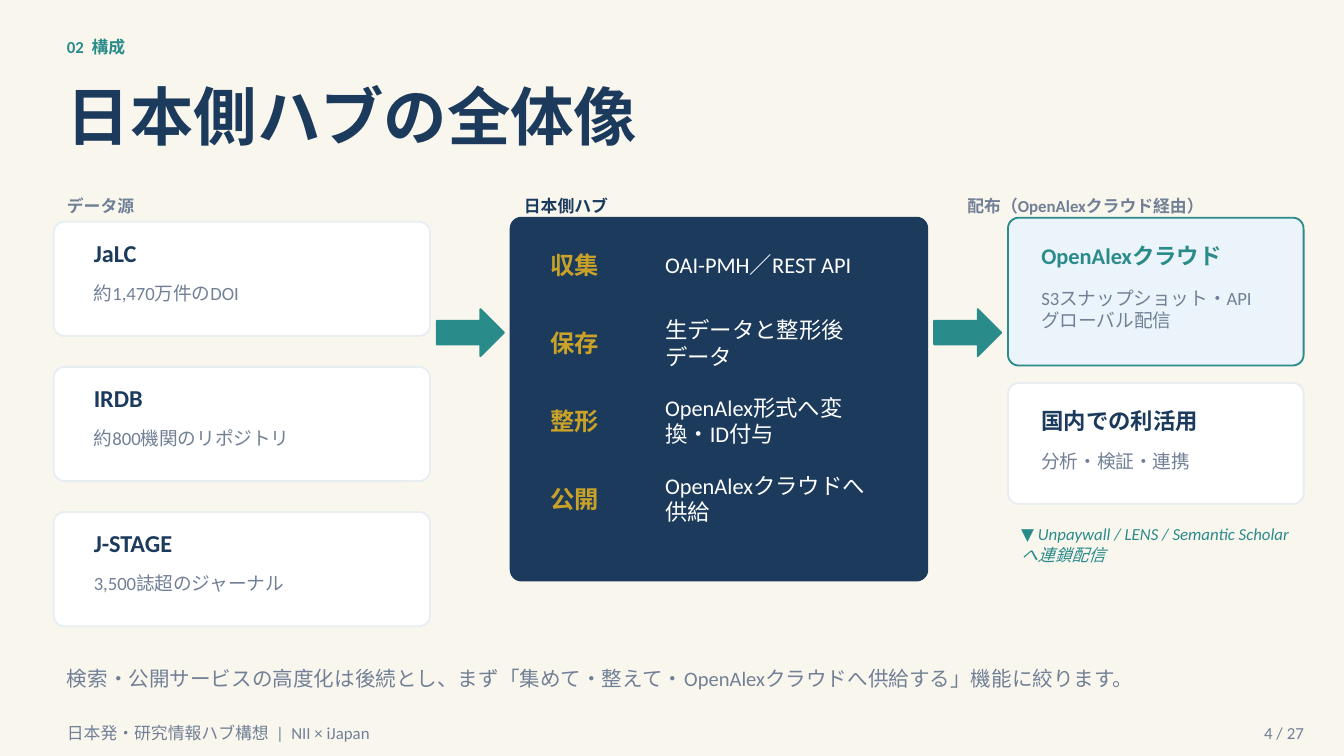
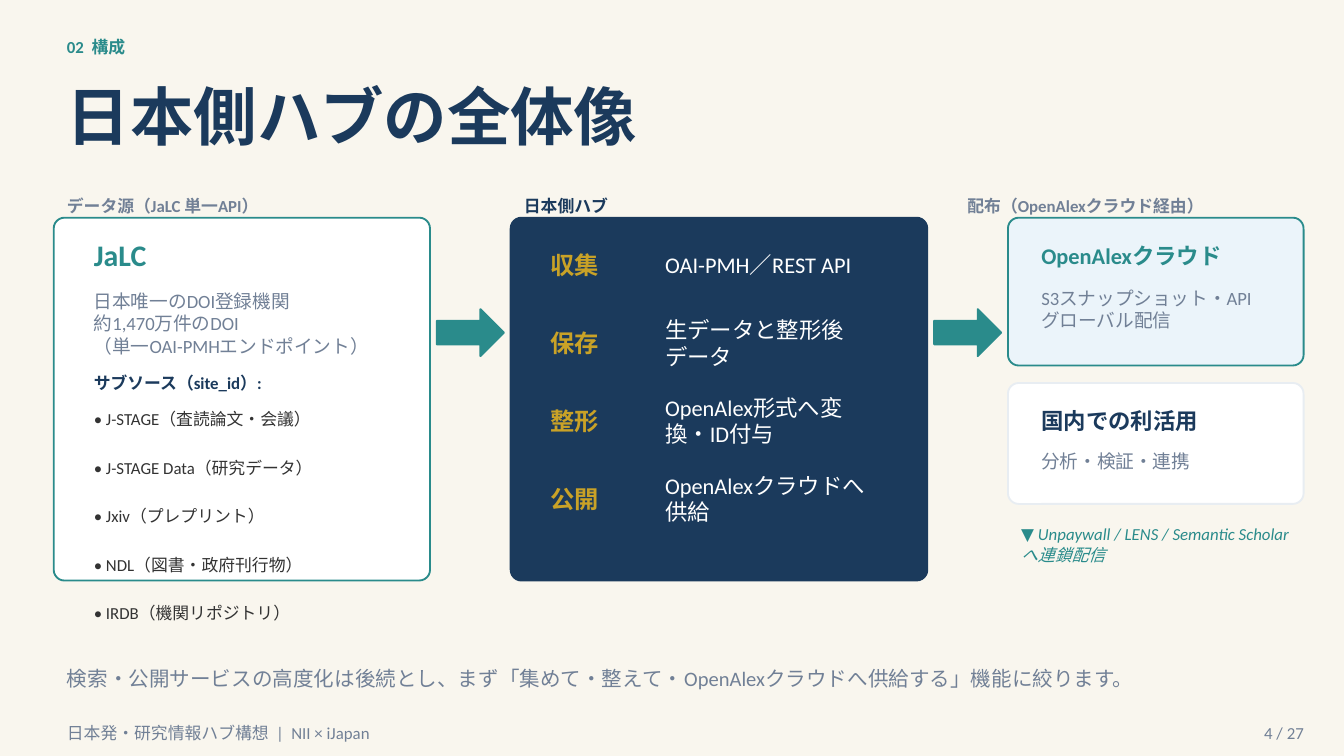
Before and after one commit to KKasama/Japanese_Data_HUB, a slide deck: slide 4 of NII_提案資料_v12.pptx. Drawn at 1344x756 pixels with LibreOffice and Linux fonts; fonts in the diff are those of the drawing. Boxes give left, top, right and bottom in pixels: in the first picture for what was removed or moved away, otherwise in the second. Text is boxed around its words. In the diff, an @@ line names an element or a change of style, - is before the commit and + after.

Commit message:
fix: all data sources (J-STAGE, IRDB, Jxiv, NDL) are JaLC sub-sources
- dashboard.html: section label → JaLC Sub-sources — Priority Harvest Targets
- Added JaLC single-endpoint banner (OAI-PMH URL)
- All 5 source cards now labeled with JaLC operator
- v12 PPTX slide 4: single JaLC source box listing 5 sub-sources by site_id
- v12 PPTX slide 5: JaLC as single API source
- v12 PPTX slide 6: unified JaLC view replacing JaLC/IRDB overlap diagram
- v12 PPTX slide 7: JaLC（J-STAGE・IRDB・Jxiv・NDL等）
- docs/index.html synced

```diff
--- a/NII_提案資料_v12.pptx
+++ b/NII_提案資料_v12.pptx
@@ text at <box>67,197,258,214</box>: text changed @@
-データ源
+データ源（JaLC 単一API）
@@ rounded rectangle: place and size @@
-rounded rectangle at <box>54,222,430,336</box>
+rounded rectangle at <box>54,218,430,581</box>
@@ rounded rectangle at <box>54,218,430,581</box>: outline #E8EDF2 1 pt to #2A8B8B 1 pt; proportions changed @@
@@ text "JaLC" at <box>94,246,147,266</box>: size 13 to 16 pt, text colour #1B3A5C to #2A8B8B @@
@@ text "日本唯一のDOI登録機関": place and size @@
-text "日本唯一のDOI登録機関" at <box>94,284,239,302</box>
+text "日本唯一のDOI登録機関" at <box>94,292,369,355</box>
@@ text at <box>94,292,290,310</box>: paragraph added @@
+日本唯一のDOI登録機関
@@ text at <box>94,337,369,355</box>: paragraph added @@
+（単一OAI-PMHエンドポイント）
@@ rounded rectangle removed at <box>54,367,430,481</box> @@
@@ text added at <box>94,374,262,392</box>, 9 pt, text #1B3A5C, bold @@
+サブソース（site_id）:
@@ text at <box>106,412,311,427</box>: text changed; size 13 to 9 pt; text colour #1B3A5C to #333333; bold off @@
-IRDB
+• J-STAGE（査読論文・会議）
@@ text at <box>106,460,312,476</box>: text changed; size 10 to 9 pt; text colour #718096 to #333333 @@
-約800機関のリポジトリ
+• J-STAGE Data（研究データ）
@@ text added at <box>106,509,265,524</box>, 9 pt, text #333333 @@
+• Jxiv（プレプリント）
@@ rounded rectangle removed at <box>54,512,430,626</box> @@
@@ text at <box>106,557,302,573</box>: text changed; size 13 to 9 pt; text colour #1B3A5C to #333333; bold off @@
-J-STAGE
+• NDL（図書・政府刊行物）
@@ text at <box>106,605,290,621</box>: text changed; size 10 to 9 pt; text colour #718096 to #333333 @@
-3,500誌超のジャーナル
+• IRDB（機関リポジトリ）
```
Also in this commit, not shown: 2 other slides changed, 1 slide added, 1 slide removed, 8 other files.
